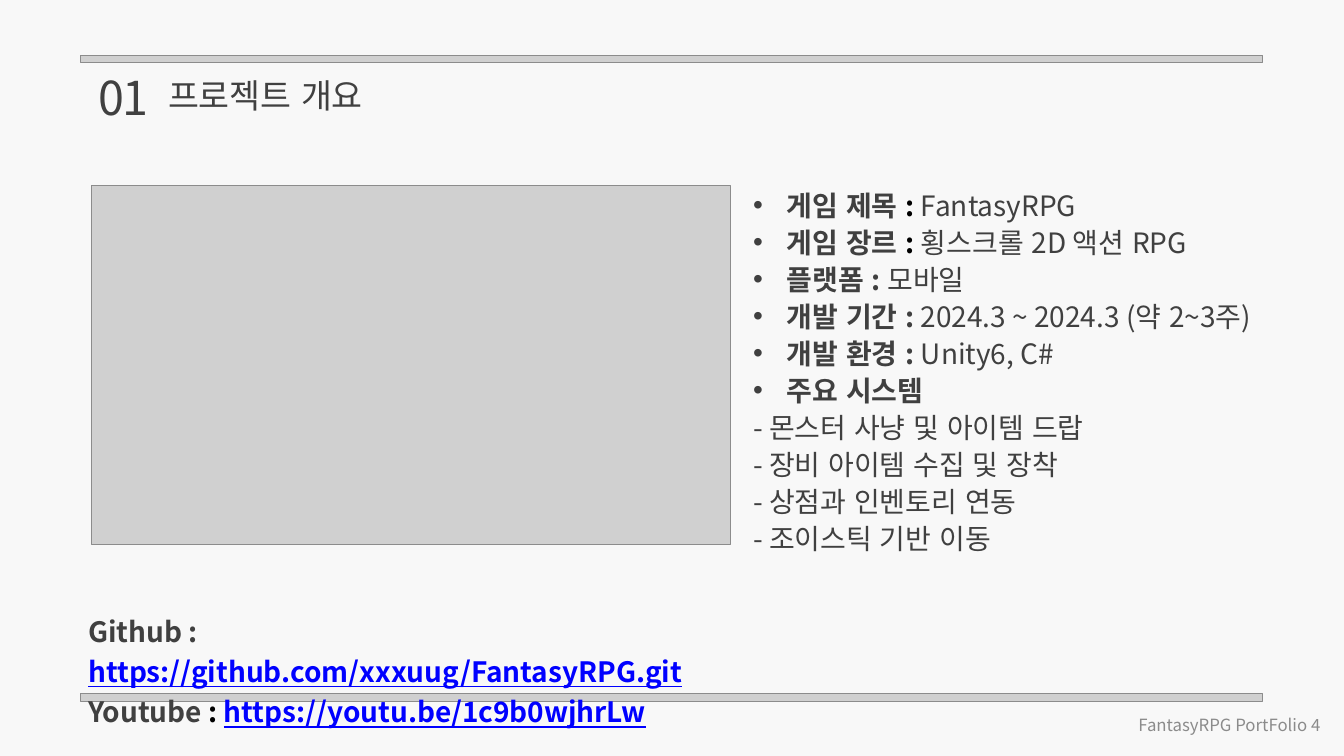
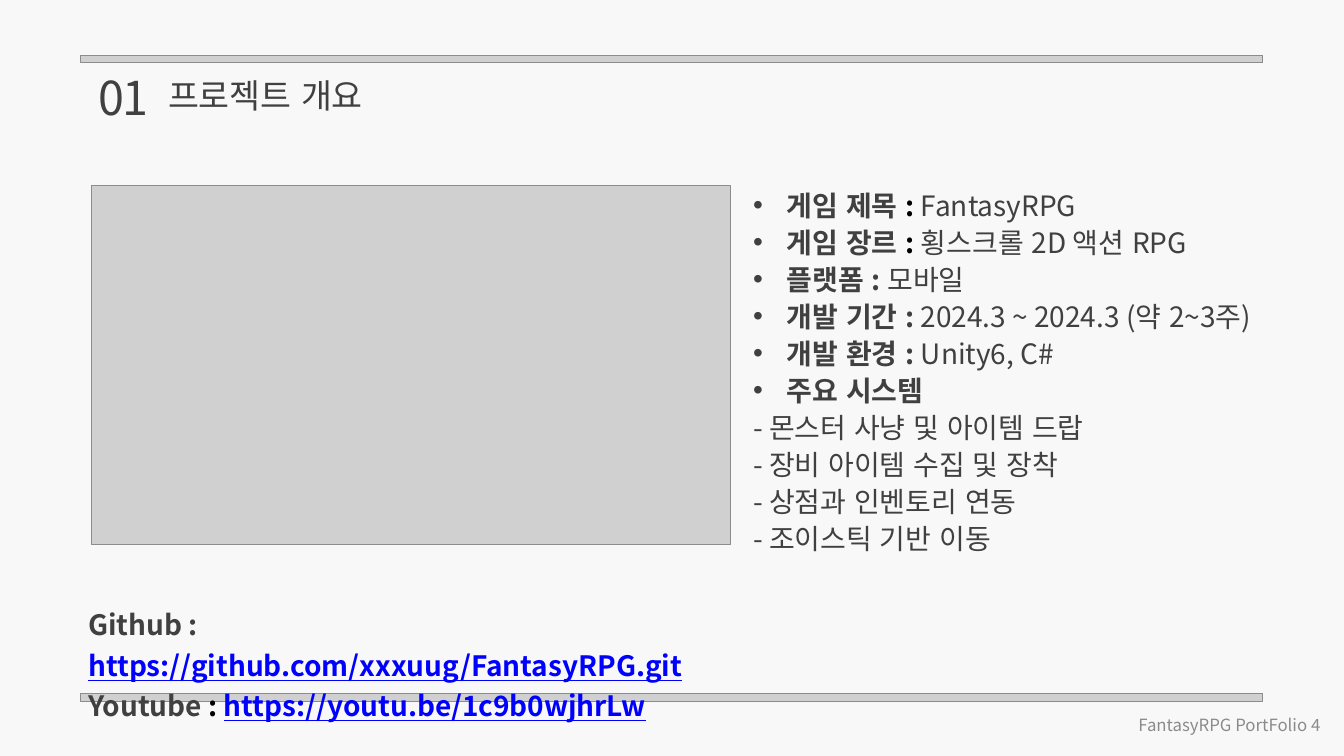
Before and after one commit to xxxuug/FantasyRPG, a slide deck: slide 4 of FantasyRPG.pptx. Drawn at 1344x756 pixels with LibreOffice and Linux fonts; fonts in the diff are those of the drawing; grey boxes stand for pictures. Boxes give left, top, right and bottom in pixels: in the first picture for what was removed or moved away, otherwise in the second. Text is boxed around its words. In the diff, an @@ line names an element or a change of style, - is before the commit and + after.

```diff
--- a/FantasyRPG.pptx
+++ b/FantasyRPG.pptx
@@ text "Github : https://github.com/xxxuug/FantasyRPG.git": place and size @@
-text "Github : https://github.com/xxxuug/FantasyRPG.git" at [88,619,682,729]
+text "Github : https://github.com/xxxuug/FantasyRPG.git" at [88,612,682,723]
```
Also in this commit, not shown: 3 other slides changed.
